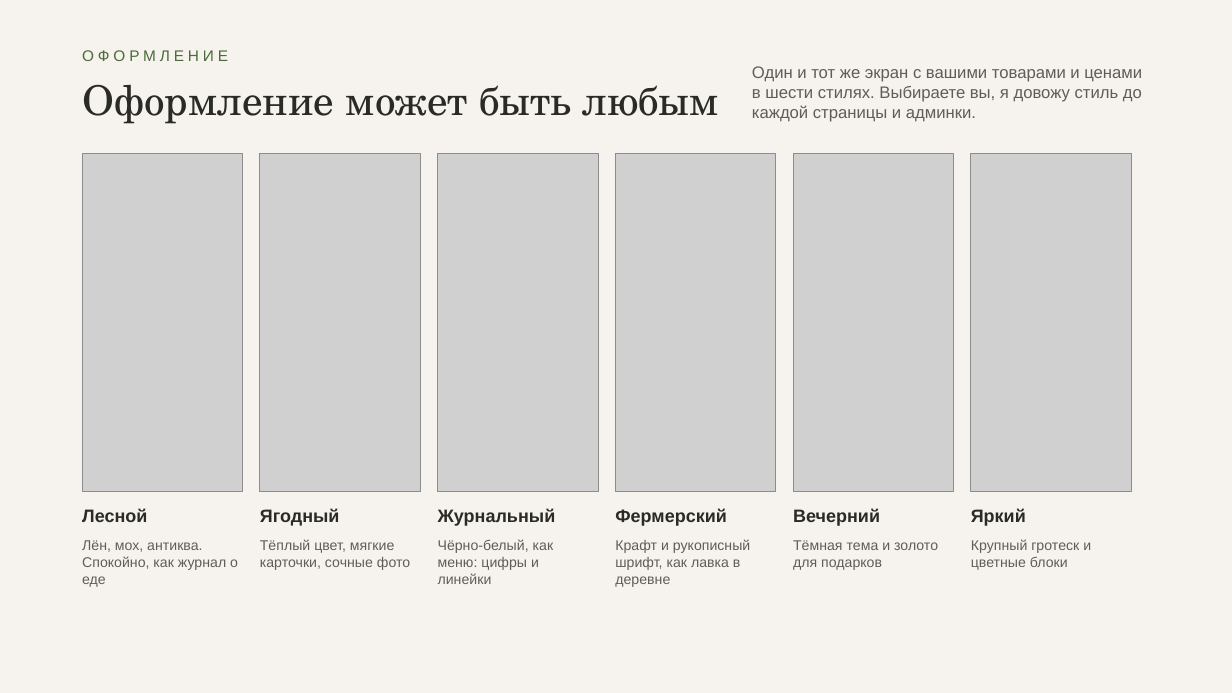
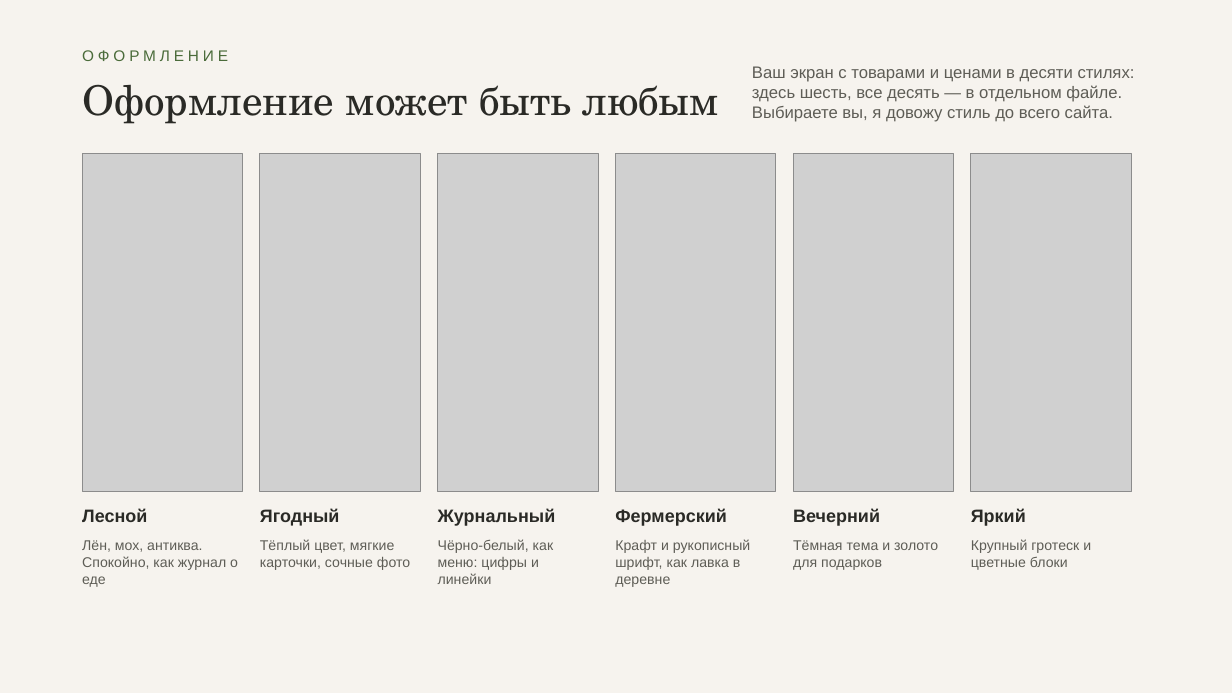
Before and after one commit to ellischment/svoya_ferma, a slide deck: slide 6 of docs/preview/lesnaya-yagodka-predlozhenie.pptx. Drawn at 1232x693 pixels with LibreOffice and Linux fonts; fonts in the diff are those of the drawing; grey boxes stand for pictures. Boxes give left, top, right and bottom in pixels: in the first picture for what was removed or moved away, otherwise in the second. Text is boxed around its words. In the diff, an @@ line names an element or a change of style, - is before the commit and + after.

```diff
--- a/docs/preview/lesnaya-yagodka-predlozhenie.pptx
+++ b/docs/preview/lesnaya-yagodka-predlozhenie.pptx
@@ text at box(752, 66, 1135, 122): text changed @@
-Один и тот же экран с вашими товарами и ценами в шести стилях. Выбираете вы, я довожу стиль до каждой страницы и админки.
+Ваш экран с товарами и ценами в десяти стилях: здесь шесть, все десять — в отдельном файле. Выбираете вы, я довожу стиль до всего сайта.
```
Also in this commit, not shown: 1 other slide changed.
